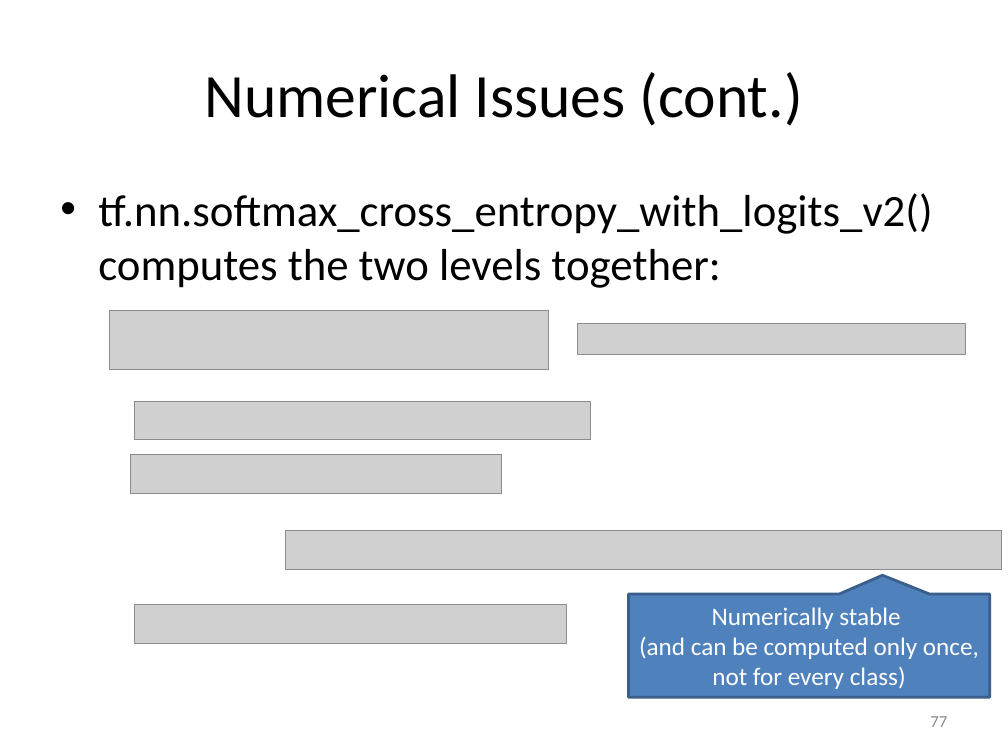
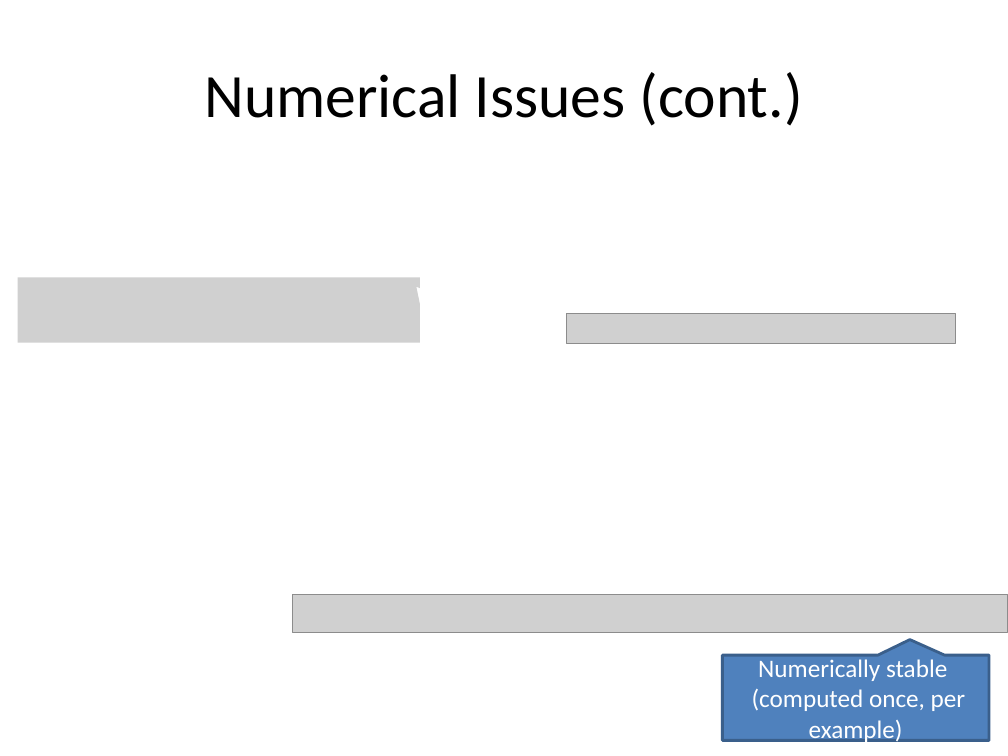
Before and after one commit to kggold4/computer-science-B.Sc-materials, a slide deck: slide 79 of year 3/Deep learning and Natural Language Processing/Lectures/5-Linear and Logistic Regression.pptx (slide 77 before the commit). Drawn at 1008x756 pixels with LibreOffice and Linux fonts; fonts in the diff are those of the drawing; grey boxes stand for pictures. Boxes give left, top, right and bottom in pixels: in the first picture for what was removed or moved away, otherwise in the second. Text is boxed around its words. In the diff, an @@ line names an element or a change of style, - is before the commit and + after.

```diff
--- a/year 3/Deep learning and Natural Language Processing/Lectures/5-Linear and Logistic Regression.pptx
+++ b/year 3/Deep learning and Natural Language Processing/Lectures/5-Linear and Logistic Regression.pptx
@@ text removed at <box>98,193,932,288</box> @@
-• tf.nn.softmax_cross_entropy_with_logits_v2() computes the two levels together:
@@ picture added at <box>18,277,420,343</box> @@
@@ picture removed at <box>109,310,548,369</box> @@
@@ picture: place and size @@
-picture at <box>578,324,966,354</box>
+picture at <box>566,313,955,344</box>
@@ picture removed at <box>134,401,590,439</box> @@
@@ picture removed at <box>131,455,502,493</box> @@
@@ picture: place and size @@
-picture at <box>285,531,1001,570</box>
+picture at <box>292,594,1008,632</box>
@@ picture removed at <box>134,605,566,643</box> @@
@@ speech box "Numerically stable": place and size @@
-speech box "Numerically stable" at <box>629,594,990,697</box>
+speech box "Numerically stable" at <box>723,655,990,741</box>
@@ text in speech box at <box>752,689,966,744</box>: text changed @@
-(and can be computed only once, not for every class)
+(computed once, per example)
@@ page number removed at <box>930,716,947,727</box> @@
-77
```
Also in this commit, not shown: 22 other slides changed, 2 slides added, 5 other files.
